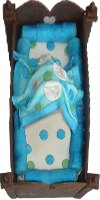
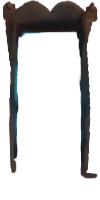
Before/after of a 100 x 200 layered artwork. What changed in the layer stack:
painted on "Layer 2" over <box>2,0,99,180</box>
hid "Layer 1" over <box>0,0,100,200</box>
